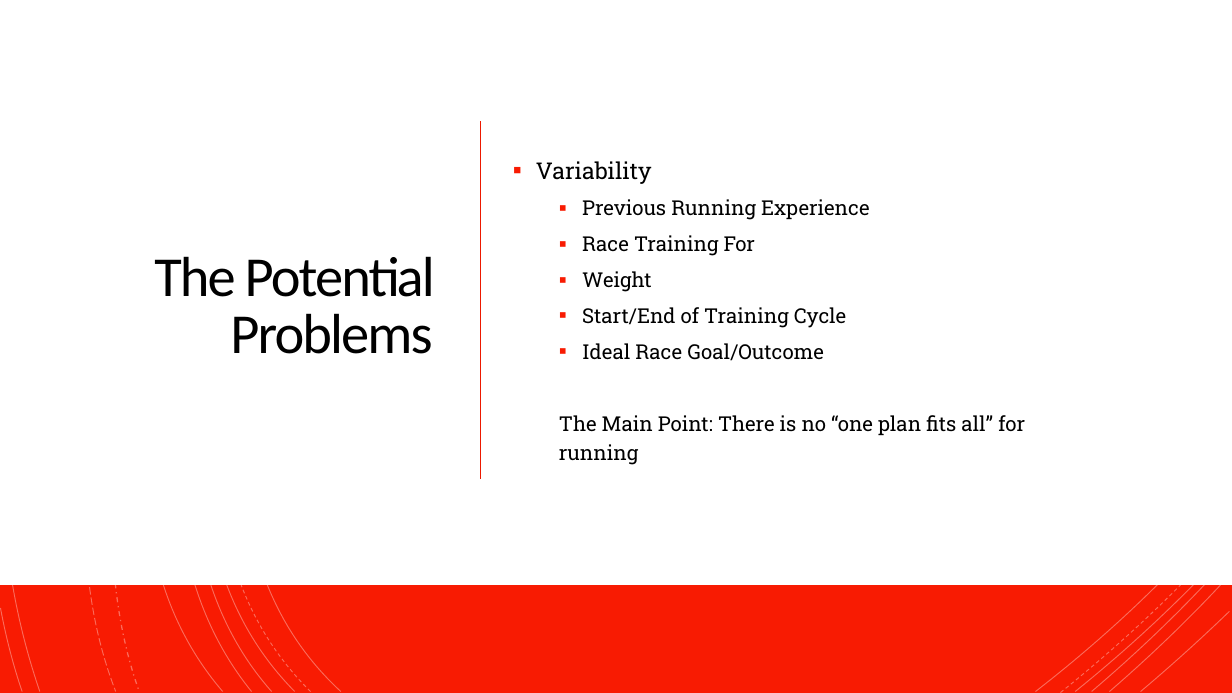
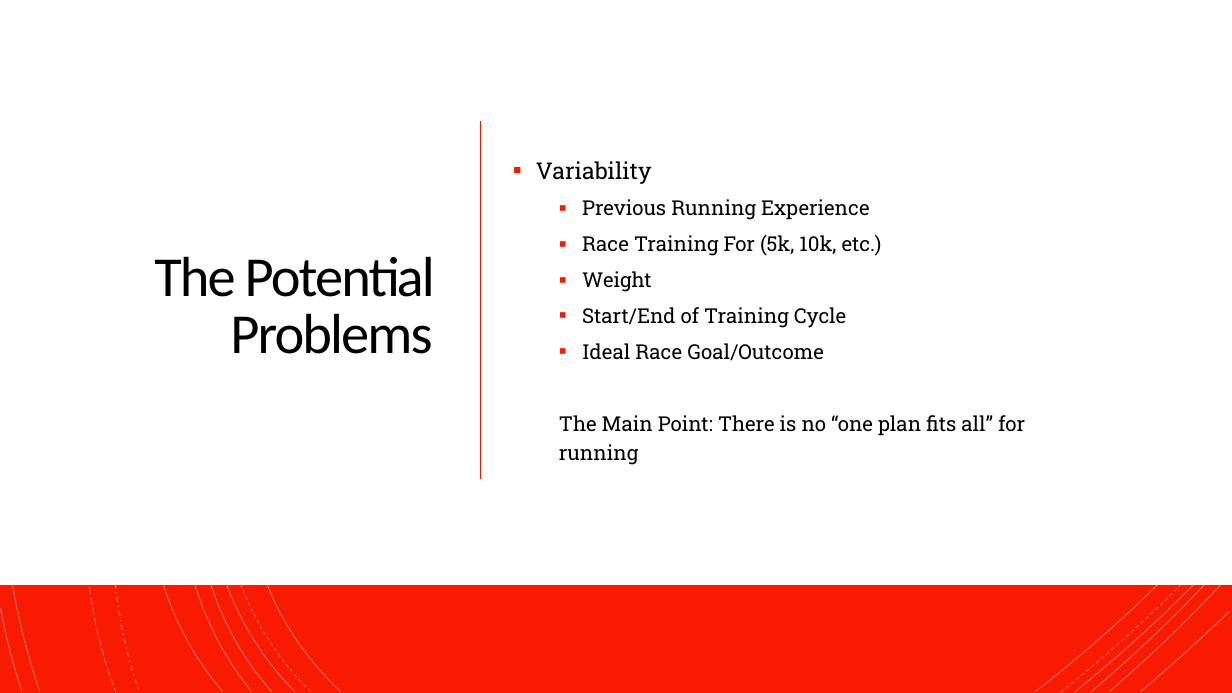
Before and after one commit to Qflat/Training-Plan, a slide deck: slide 9 of HHP 307 Final Presentation.pptm. Drawn at 1232x693 pixels with LibreOffice and Linux fonts; fonts in the diff are those of the drawing. Boxes give left, top, right and bottom in pixels: in the first picture for what was removed or moved away, otherwise in the second. Text is boxed around its words. In the diff, an @@ line names an element or a change of style, - is before the commit and + after.

Commit message:
Final Update
Training Plan completed, just awaiting final presentation

```diff
--- a/HHP 307 Final Presentation.pptm
+++ b/HHP 307 Final Presentation.pptm
@@ text at (582,235,882,256): text changed @@
-  ▪ Race Training For
+  ▪ Race Training For (5k, 10k, etc.)
```
Also in this commit, not shown: 2 other files.
